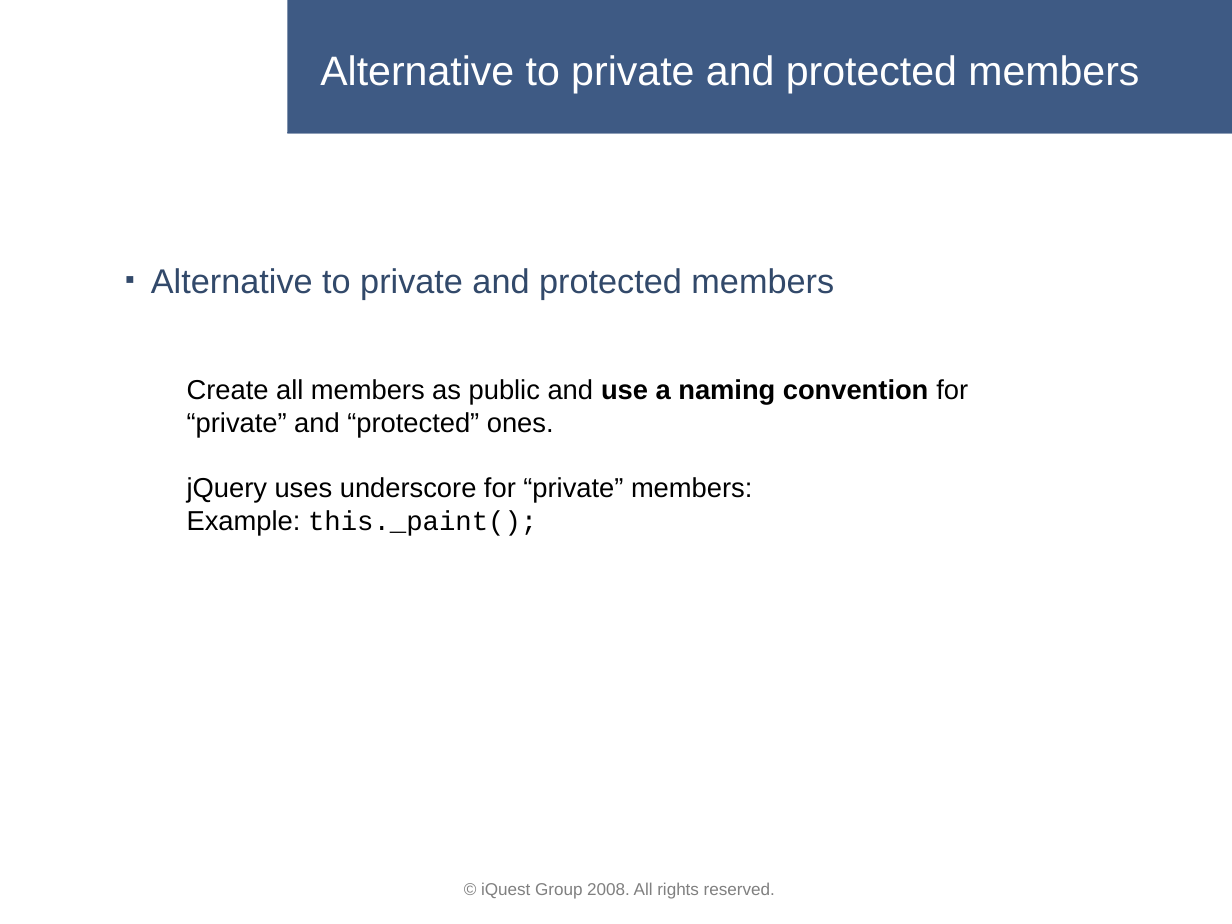
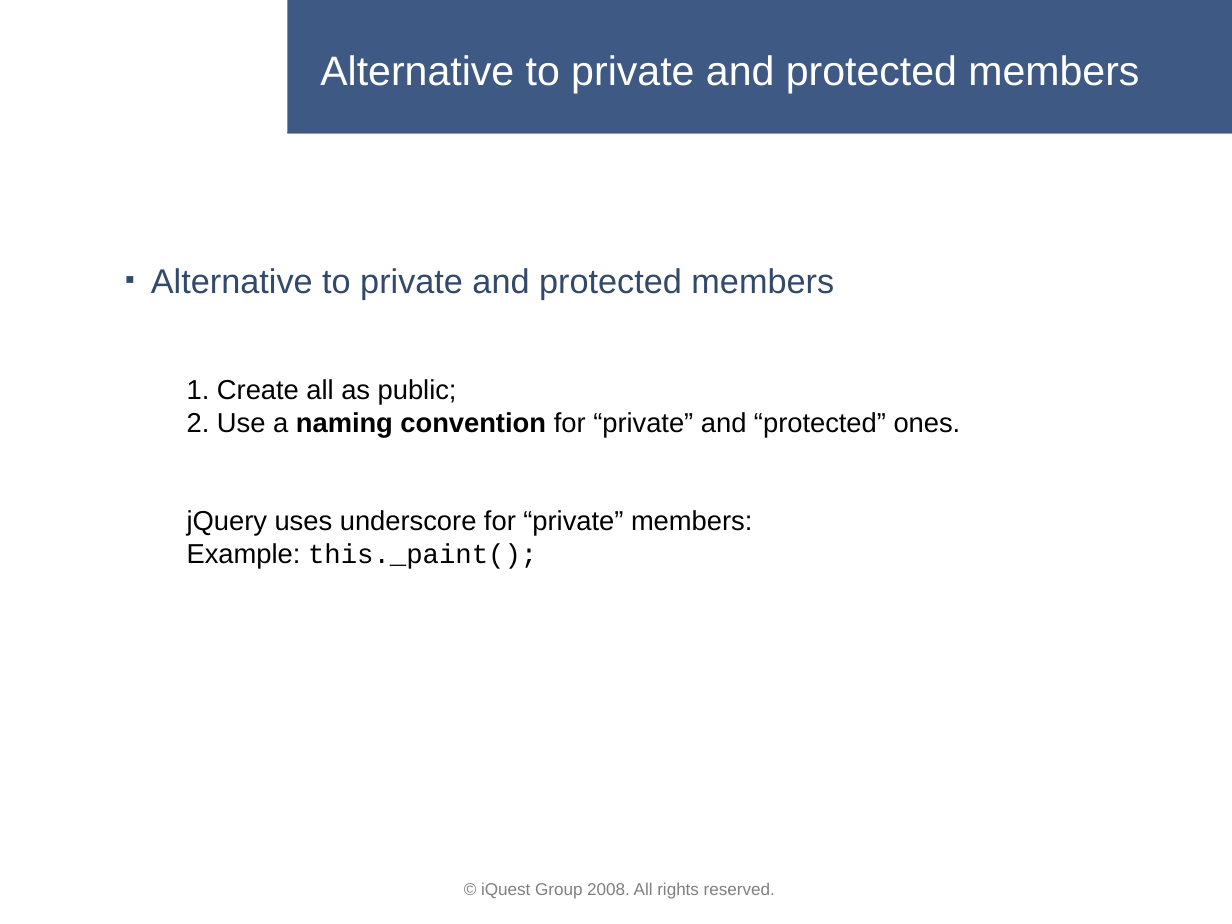
Before and after one commit to lastunicorn/BioCalcJs, a slide deck: slide 24 of doc/BioCalc Presentation.pptx (slide 21 before the commit). Drawn at 1232x924 pixels with LibreOffice and Linux fonts; fonts in the diff are those of the drawing; background and template pictures are left out. Boxes give left, top, right and bottom in pixels: in the first picture for what was removed or moved away, otherwise in the second. Text is boxed around its words. In the diff, an @@ line names an element or a change of style, - is before the commit and + after.

```diff
--- a/doc/BioCalc Presentation.pptx
+++ b/doc/BioCalc Presentation.pptx
@@ text at [187,379,961,437]: text changed @@
-Create all members as public and use a naming convention for “private” and “protected” ones.
+1. Create all as public;
+2. Use a naming convention for “private” and “protected” ones.
```
Also in this commit, not shown: 12 other slides changed, 5 slides added, 2 other files.
